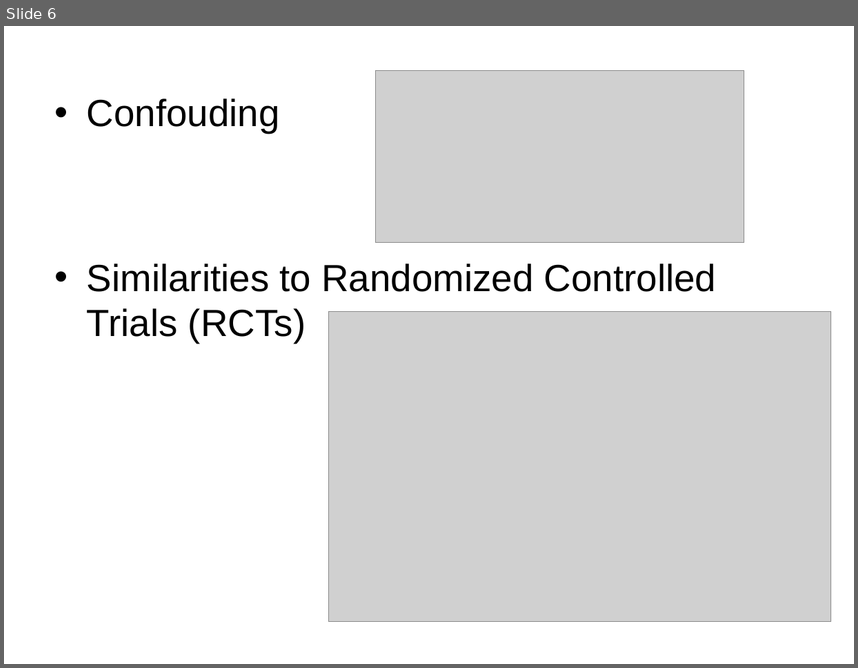
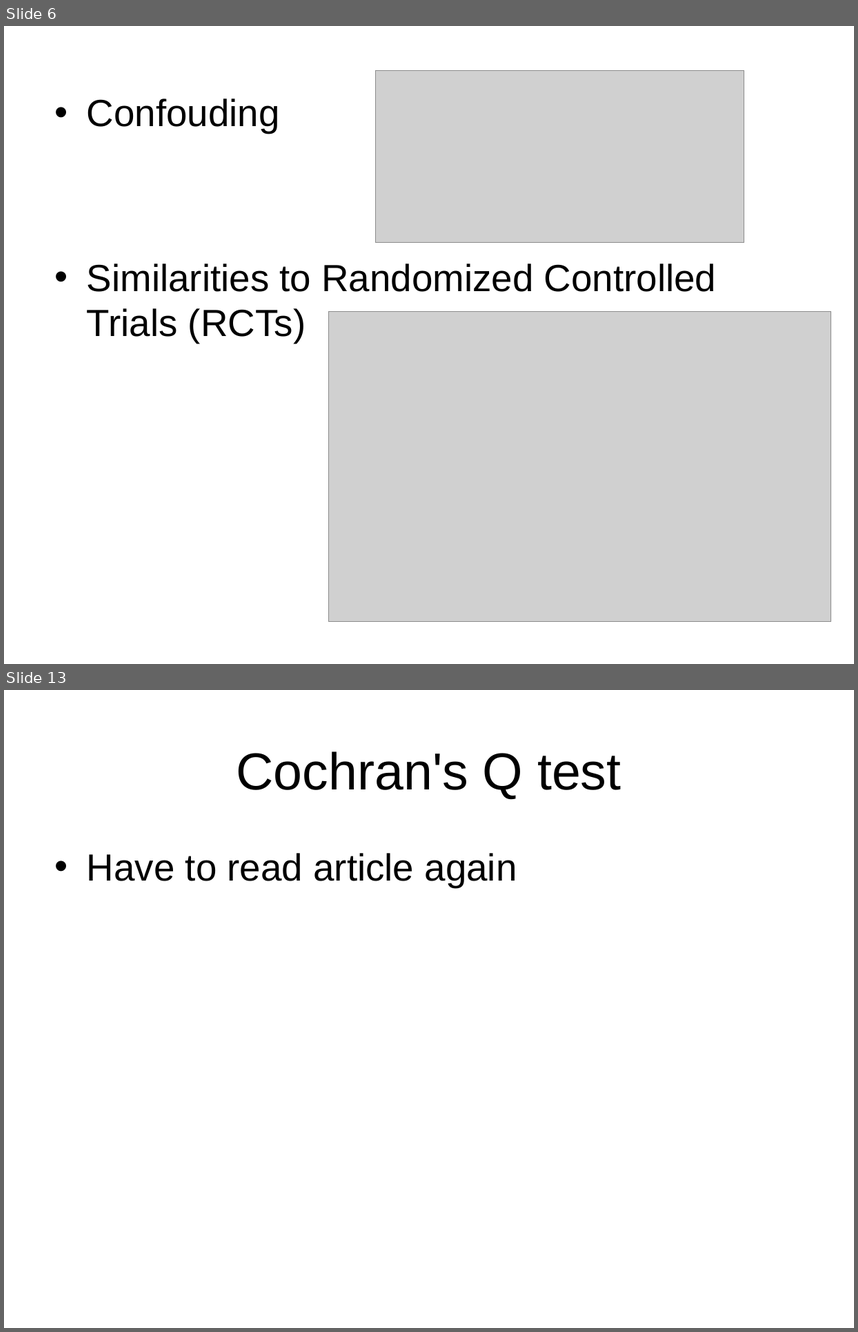
Before and after one commit to matthijsknigge/mendelianrandomization, a slide deck: internship/presentation.ppt. Shown one above the other, each under a label of ours: slide 6 before the commit, slides 6 and 13 after it; the slides between them are not shown. The pictures are 858x668 and 858x1332 pixels, drawn with LibreOffice and Linux fonts; fonts in the diff are those of the drawing; grey boxes stand for pictures. Boxes give left, top, right and bottom in pixels: in the first picture for what was removed or moved away, otherwise in the second. Text is boxed around its words. In the diff, an @@ line names an element or a change of style, - is before the commit and + after.

```diff
--- a/internship/presentation.ppt
+++ b/internship/presentation.ppt
@@ slide 13 added at [4,690,854,1328], background #FFFFFF @@
@@ title added at [237,751,621,799], 44 pt, text #000000 @@
+Cochran's Q test
@@ text added at [87,853,517,887], 32 pt, text #000000 @@
+• Have to read article again
```
Also in this commit, not shown: 4 slides changed, 14 other slides added, 1 slide removed, 4 other files.
